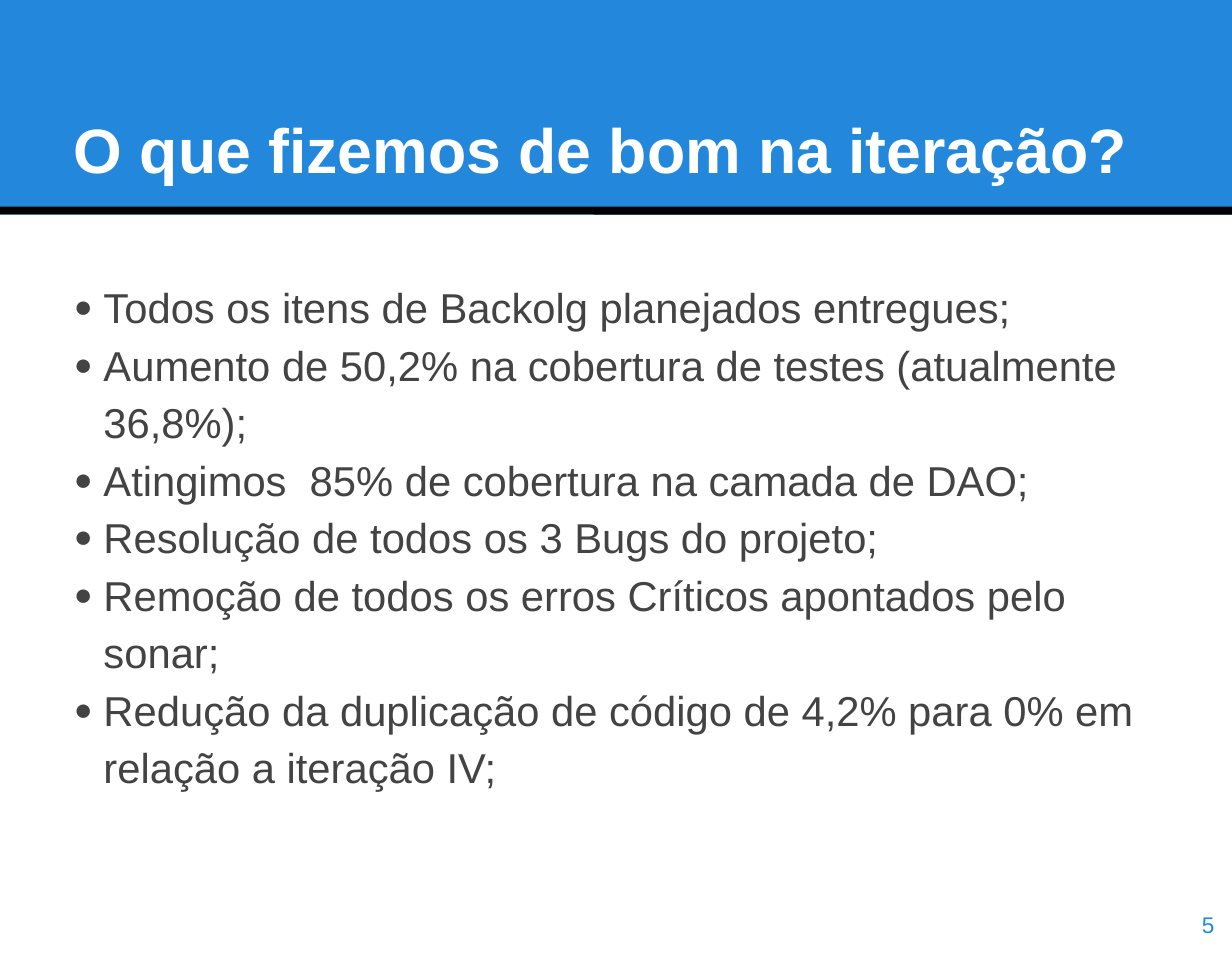
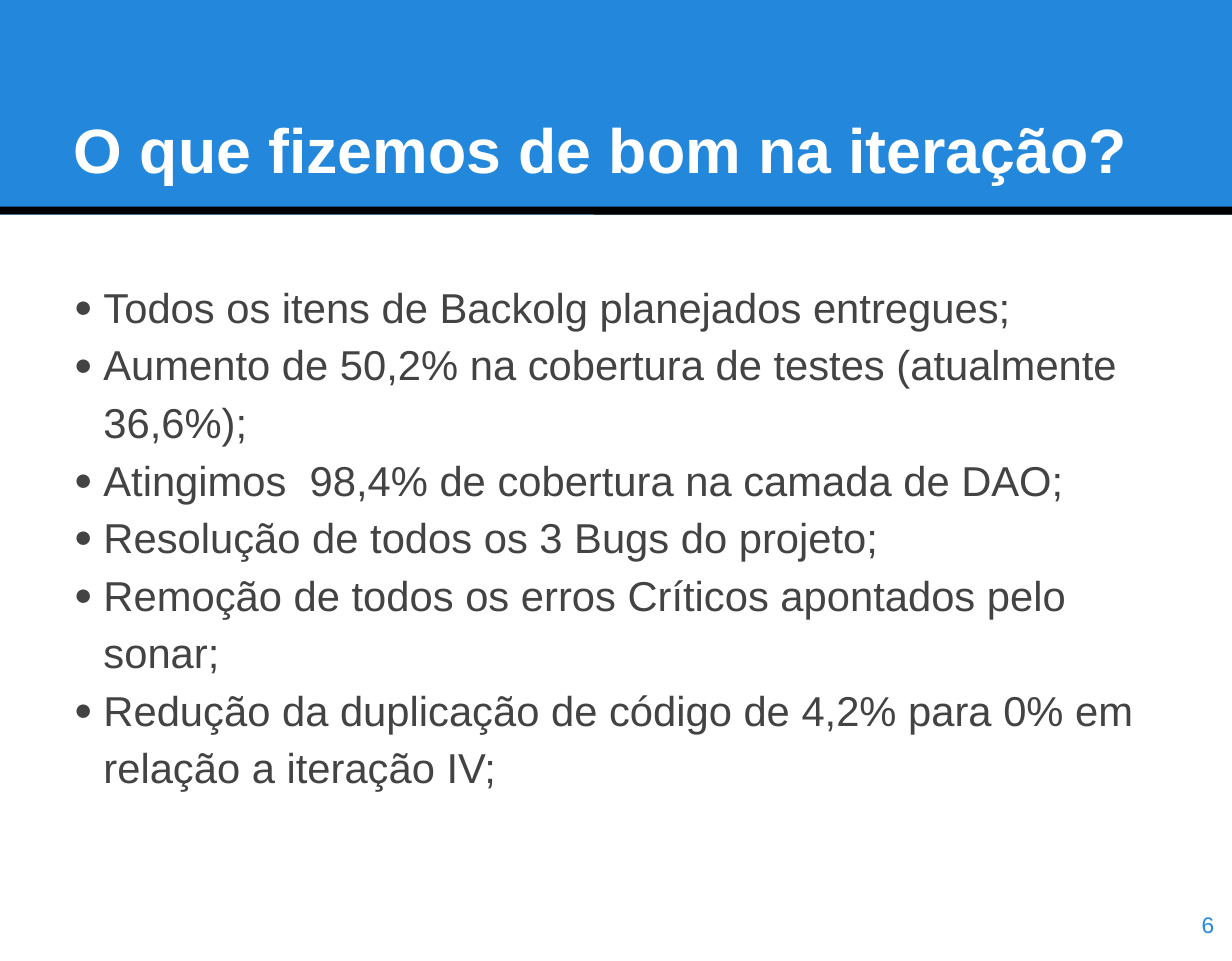
Before and after one commit to IndyPaula/InfoSaude, a slide deck: slide 6 of Projeto-InfoSaude-Vacinador_e_ACS/002-Acompanhamento/RAP-Avaliacao_de_Qualidade/RAP-5_Avaliacao_de_Qualidade/RAP-Apresentacao_Resultados_Iteracao_V.pptx (slide 5 before the commit). Drawn at 1232x961 pixels with LibreOffice and Linux fonts; fonts in the diff are those of the drawing. Boxes give left, top, right and bottom in pixels: in the first picture for what was removed or moved away, otherwise in the second. Text is boxed around its words. In the diff, an @@ line names an element or a change of style, - is before the commit and + after.

```diff
--- a/Projeto-InfoSaude-Vacinador_e_ACS/002-Acompanhamento/RAP-Avaliacao_de_Qualidade/RAP-5_Avaliacao_de_Qualidade/RAP-Apresentacao_Resultados_Iteracao_V.pptx
+++ b/Projeto-InfoSaude-Vacinador_e_ACS/002-Acompanhamento/RAP-Avaliacao_de_Qualidade/RAP-5_Avaliacao_de_Qualidade/RAP-Apresentacao_Resultados_Iteracao_V.pptx
@@ text at (103, 349, 1116, 504): text changed @@
-● Aumento de 50,2% na cobertura de testes (atualmente 36,8%);
-● Atingimos 85% de cobertura na camada de DAO;
+● Aumento de 50,2% na cobertura de testes (atualmente 36,6%);
+● Atingimos 98,4% de cobertura na camada de DAO;
@@ page number at (1202, 917, 1215, 934): text changed @@
-5
+6
```
Also in this commit, not shown: 1 other slide changed, 1 slide added, 1 other file.
